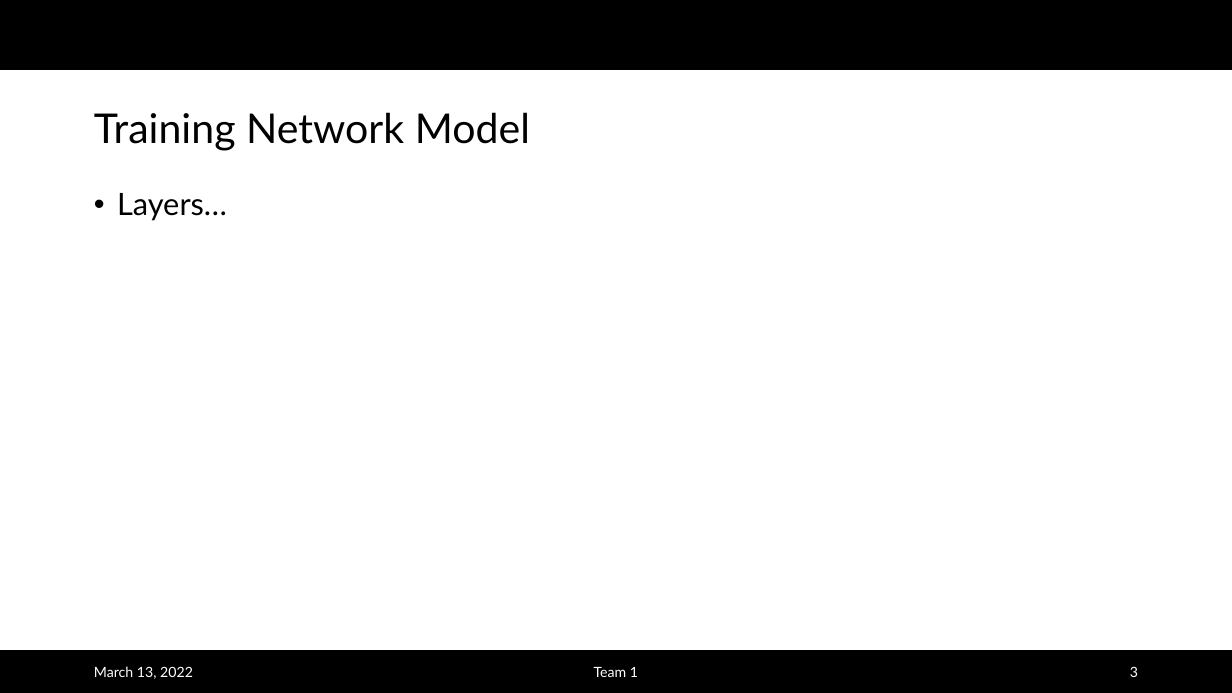
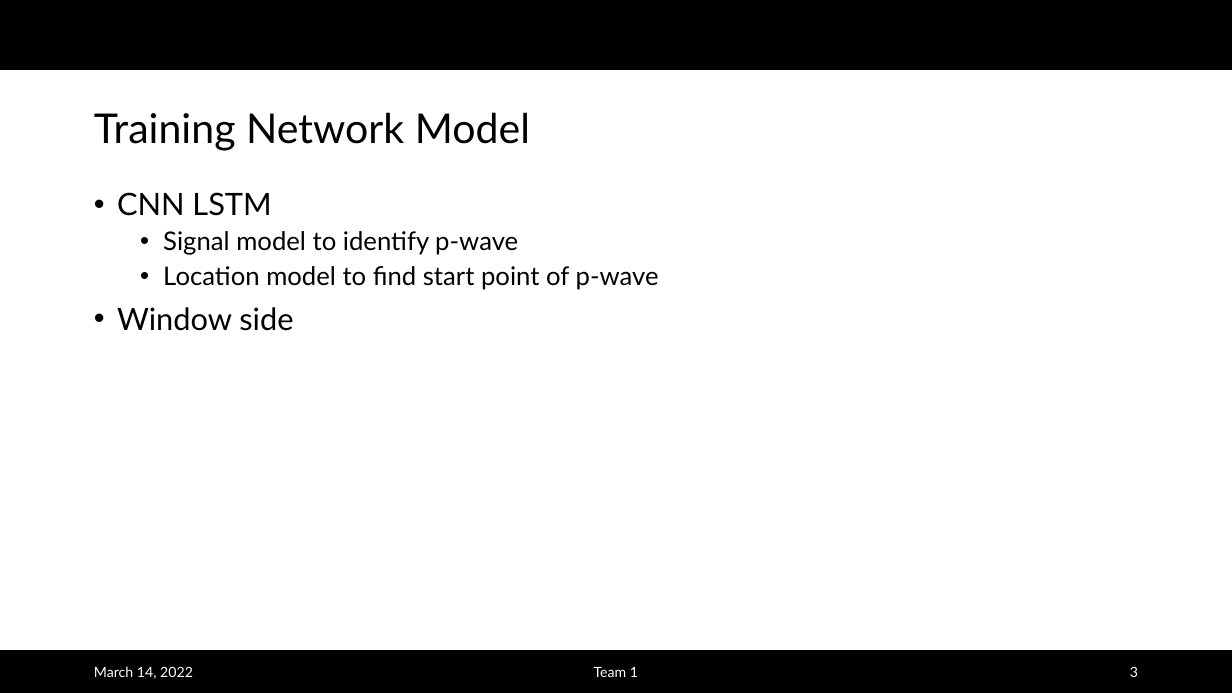
Before and after one commit to albertlk/grillochallenge, a slide deck: slide 3 of Challenge_Team1.pptx. Drawn at 1232x693 pixels with LibreOffice and Linux fonts; fonts in the diff are those of the drawing; background and template pictures are left out. Boxes give left, top, right and bottom in pixels: in the first picture for what was removed or moved away, otherwise in the second. Text is boxed around its words. In the diff, an @@ line names an element or a change of style, - is before the commit and + after.

```diff
--- a/Challenge_Team1.pptx
+++ b/Challenge_Team1.pptx
@@ text at [117,192,659,331]: text changed; size 24 to 20 pt @@
-• Layers…
+• CNN LSTM
+  • Signal model to identify p-wave
+  • Location model to find start point of p-wave
+• Window side
@@ text at [94,666,193,679]: text changed @@
-March 13, 2022
+March 14, 2022
```
Also in this commit, not shown: 3 other slides changed, 2 slides removed.
